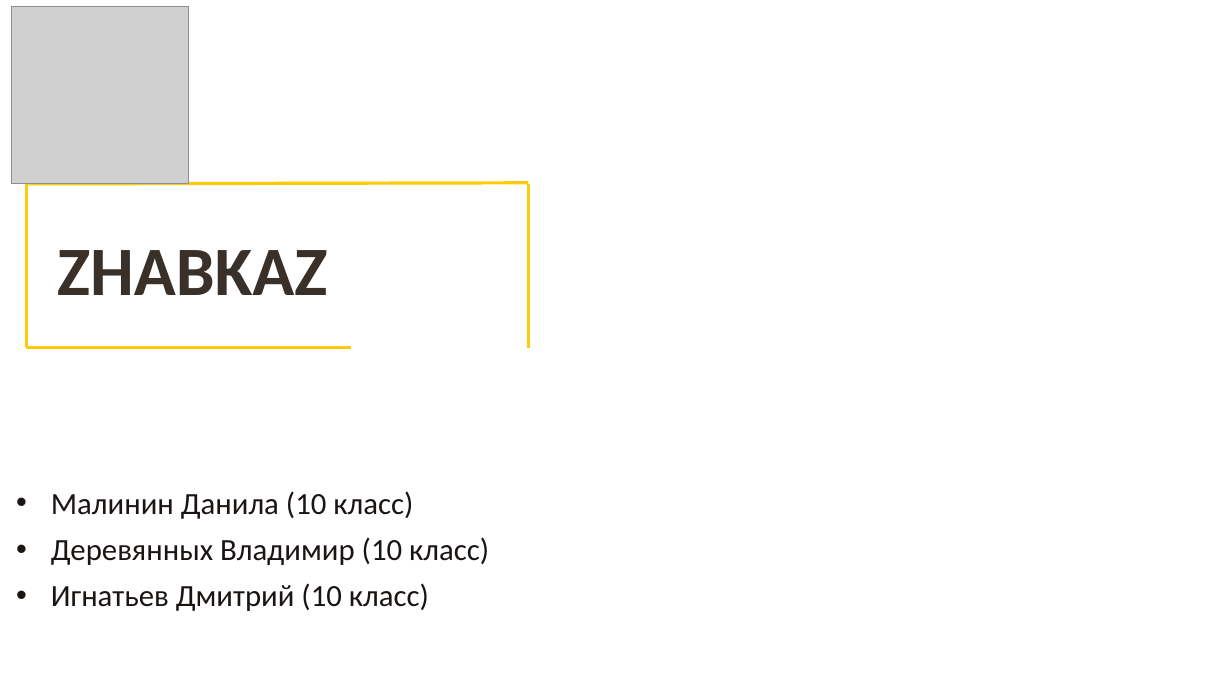
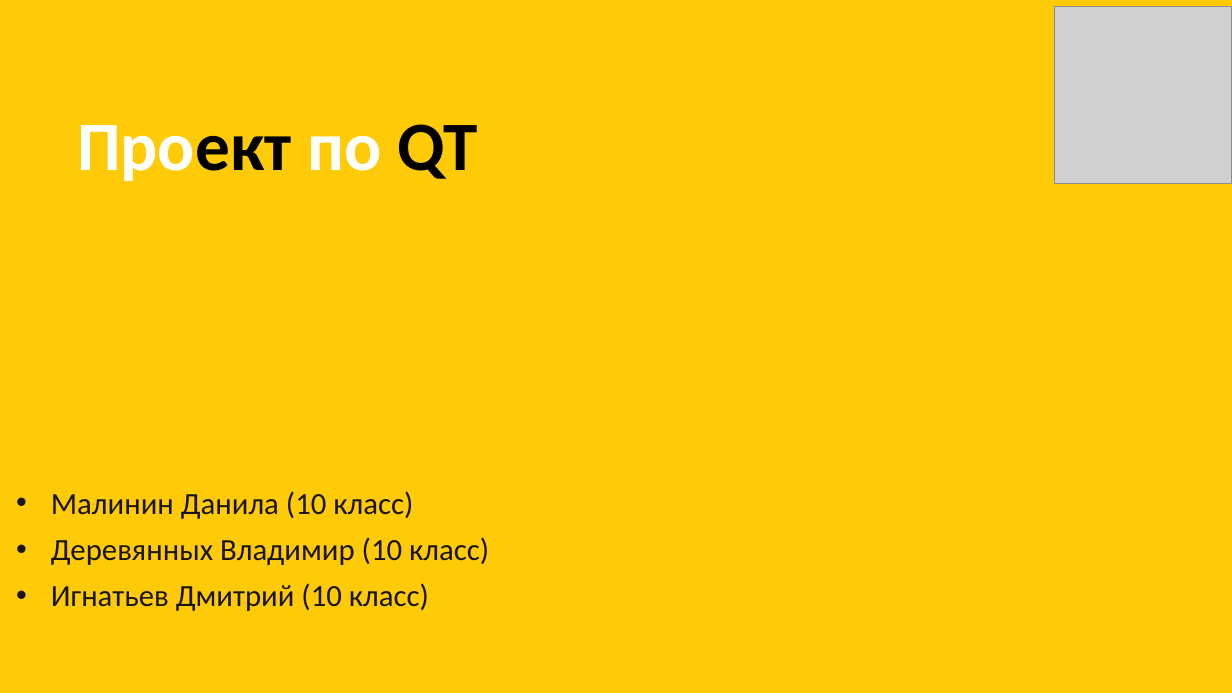
Before and after one commit to Vovadoes/Hackathon, a slide deck: slide 1 of stroitelniy-project_1.pptx. Drawn at 1232x693 pixels with LibreOffice and Linux fonts; fonts in the diff are those of the drawing; grey boxes stand for pictures; background and template pictures are left out. Boxes give left, top, right and bottom in pixels: in the first picture for what was removed or moved away, otherwise in the second. Text is boxed around its words. In the diff, an @@ line names an element or a change of style, - is before the commit and + after.

Commit message:
123

```diff
--- a/stroitelniy-project_1.pptx
+++ b/stroitelniy-project_1.pptx
@@ background picture (left out) to #FFCA08 @@
@@ picture: place and size @@
-picture at (11, 6, 189, 184)
+picture at (1055, 6, 1232, 184)
@@ title at (77, 124, 477, 181): text changed; text colour #39302A to #FFFFFF @@
-ZHABKAZTEAM
+Проект по QT
```
